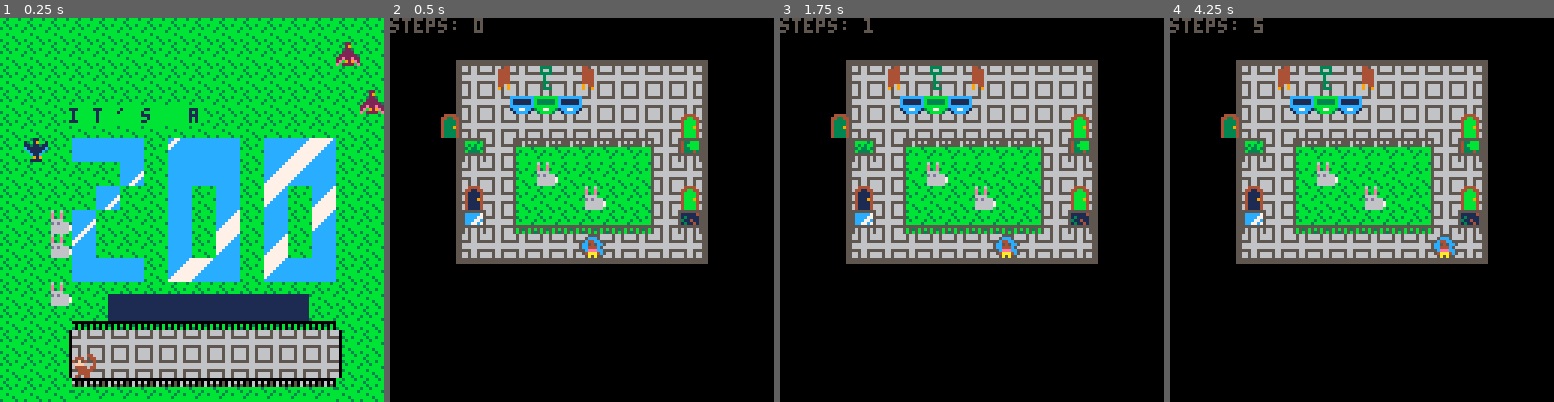
Above: before the commit, frames 1-4 (left to right).
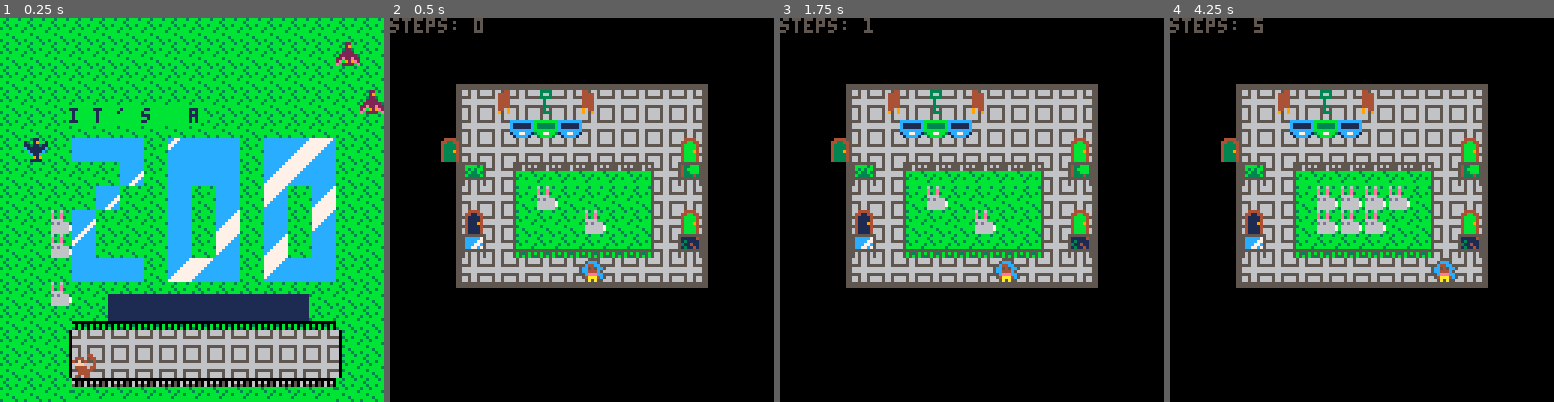
Above: after the commit, the same moments.

Repository: avalkyrie/zoo-game
Game: PICO-8 cartridge zoo.p8
Same seed, same stepped clock (60 frames per second), same inputs: the game is played once before the commit and once after it.
Inputs:
- Up to frame 1 (0.25 s): no input
- Up to frame 2 (0.5 s): tap X (X key) at 0.33 s
- Up to frame 3 (1.75 s): tap O (Z key) at 0.7, 1.7 s; tap X (X key) at 1.07 s; hold Right from 1.6 s (still down)
- Up to frame 4 (4.25 s): tap X (X key) at 1.85, 2.97, 4.08 s; release Right at 2.1 s; tap O (Z key) every 0.4 s from 2.1 to 4.1 s; hold Up 2.15-2.42 s; hold Right 2.47-3.03 s; hold Left 3.08-3.58 s; hold Down 3.63-3.97 s; hold Right from 4.02 s (still down)

Frame 1 is identical in both runs. In frame 2, 22% of the frame differs, in the area x 13-83%, y 10-71%; in frame 3, 22%; in frame 4, 22%.

Commit message:
Bug fixes for level 1: move and breed rabbits, don't allow pushing blocks over items Bug fixes for level 2: fix oversliding issue with ice and postive direction slides, remove buffered input for now until it works better with ice levels, bugfix for animated water on levels with map offsets

Diff:
--- a/zoo.p8
+++ b/zoo.p8
@@ -298,7 +298,7 @@
 	player.sdy = 0
 	player.sframe = 0 -- frame of a slide animation
 	player.sblock = false -- true if sliding block in front of player
-	player.buff = 0 -- buffered key input
+	--player.buff = 0 -- buffered key input
 	player.animaldelay = 0 -- slight delay after movement before animals move
 	player.sprite = index.player
 	player.isvertical = false
@@ -331,7 +331,7 @@
 		animals[5][15] = index.monkey
 	elseif (state.lvl == 1) then
 		-- plaza
-		maprect = {0, 24, 10, 8, 3, 2}
+		maprect = {0, 24, 10, 8, 3, 3}
         player.x = 6
         player.y = 8
 		exit.x = 0
@@ -516,15 +516,17 @@
 	pickup(player.x, player.y)
 
 	-- buffer last key pressed during animal movement
-	local b = btnp()
-	if (b > 0) player.buff = b
+	--local b = btnp()
+	--if (b > 0) player.buff = b
 
 	-- skip player movement while animals are moving
 	if (player.animaldelay > 0) then
 		player.animaldelay -= 1
 
 		if (player.animaldelay == 0) then
-			moveanimals()
+			movepatrolinganimals()
+			moverandomanimals()
+			breedrabbits()
 			return
 		end
 	end
@@ -552,8 +554,9 @@
 		end
 	else
 		-- normal player movement
-		if (b == 0) b = player.buff
-		player.buff = 0
+		---if (b == 0) b = player.buff
+		--player.buff = 0
+		local b = btnp()
 
 		if (band(b, 0x1) > 0) then
 			dx=-1
@@ -763,12 +766,12 @@
 
 function animatewater()
 	if ((tick % 80) == 1) then
-		for x=1, dimensions do
-			for y=1, dimensions do
-				if (mget(x, y) == anim.water1) then
-					mset(x, y, anim.water2)
-				elseif(mget(x, y) == anim.water2) then
-					mset(x, y, anim.water1)
+		for x=1, maprect[3] do
+			for y=1, maprect[4] do
+				if (mgetspr(x, y) == anim.water1) then
+					msetspr(anim.water2, x, y)
+				elseif(mgetspr(x, y) == anim.water2) then
+					msetspr(anim.water1, x, y)
 				end
 			end
 		end
@@ -850,7 +853,7 @@
 	mset(x+maprect[1]-1,y+maprect[2]-1,s)
 end
 
-function moveanimals()
+function movepatrolinganimals()
 	-- track which animals have already moved
 	moved = {}
 	for i=1, dimensions do
@@ -887,6 +890,12 @@
 function movestartmenuanimals()
 	if (tick%50 != 0) return
 
+	moverandomanimals()
+
+	if (tick %100 != 0) breedrabbits()
+end
+
+function moverandomanimals()
 	-- track which animals have already moved
 	moved = {}
 	for i=1, dimensions do
@@ -902,22 +911,28 @@
 			local a = animals[i][j]
 
 			if (a and moved[i][j] == false) then
+
 				animals[i][j] = swap(animals[i][j], index.bbird1, index.bbird2)
 				animals[i][j] = swap(animals[i][j], index.pbird1, index.pbird2)
+
 				a = animals[i][j]
 
-				-- move about randomly
-				local dx, dy = moverandom(i, j)
-				local ni = i + dx
-				local nj = j + dy
-				animals[i][j] = nil
-				animals[ni][nj] = a
-				moved[ni][nj] = true
+				if (animalmovesrandomly(a)) then
+					local dx, dy = moverandom(i, j)
+					local ni = i + dx
+					local nj = j + dy
+					animals[i][j] = nil
+					animals[ni][nj] = a
+					moved[ni][nj] = true
+				end
 			end
 		end
 	end
-
-	if (tick %100 != 0) breedrabbits()
+end
+
+function animalmovesrandomly(a)
+	if (a == index.rabbit or a == index.bbird1 or a == index.bbird2 or a == index.pbird1 or a == index.pbird2 or a == index.monkey) return true
+	return false
 end
 
 -- returns a dx, dy random delta to move in
@@ -1212,6 +1227,7 @@
 
 	if (animals[x][y]) return false
 	if (blocks[x][y]) return false
+	if (sprites[x][y]) return false
 	if (band(flags, fwalkable) > 0) return true
 	if (band(flags, fwater) > 0) return true
 	if (band(flags, fice) > 0) return true
@@ -1300,7 +1316,7 @@
 	end
 
 	-- if we are sliding and not currently on ice, stop moving
-	if ((player.sdx > 0 or player.sdy > 0) and band(fget(mgetspr(player.x,player.y)), fice) == 0) return false
+	if ((player.sdx != 0 or player.sdy != 0) and band(fget(mgetspr(player.x,player.y)), fice) == 0) return false
 
 	-- normal slide or walk
 	if (canwalkto(x, y, flags)) then
@@ -1540,7 +1556,7 @@
 2020202020202020202020202020202000000000000a0a0a0a0a0a0a00000000000000000000000000000000000000000000000000000000000000000000000000000000000000000000000000000000000000000000000000000000000000000000000000000000000000000000000016161616161616161616161616161616
 2d2d2020202d2c2c202020202020202000000000000a0a000a0a0a0a0a0a0000000000000000000000000000000000000000000000000000000000000000000000000000000000000000000000000000000000000000000000000000000000000000000000000000000000000000000016161616161616161616161616161616
 2d2d2020202d20202020202020202020000000000000000000000000000000000000000000000000000000000000000000000000000000000000000000000000000000000000000000000000000000000000000000000000000000000000003f0000000000000000000000000000000016161616161616161616161616161616
-2d2d2020202d20202c2c0202010202020000000000000000000000000000000000000000000000000000000000000000000000000000000000000000000000000000000000000000000000000000000000000000000000000000000000000b0c0000000000000000000000000000000016161616161616161616161616161616
+2d2d2020202d20202c2c0101010101010000000000000000000000000000000000000000000000000000000000000000000000000000000000000000000000000000000000000000000000000000000000000000000000000000000000000b0c0000000000000000000000000000000016161616161616161616161616161616
 2c2c2020202d20200715010101010101000a0a0a0a0a00000000000000000000000000000000000000000000000000000000000000000000000000000000000000000000000000000000000000000000000000000000000000000000002f1b1c2f00000000000000000000000000000016161620202016242020162021221616
 20202020202c2020162616161616161600000000000000000000000000000000000000000000000000000000000000000000000000000000000000000000000000000000000000000000000000000000000000000000000000000000003e2e3f2e00000000000000000000000000000016161616162316202020162122201616
 202020202020202016261616161616160000000000000a0a0a0a0a0a00000000000000000000000000000000000000000000000000000000000000000000000000000000000000000000000000000000000000000000000000000000000000000000000000000000000000000000000016161616231616201620162216211616
@@ -1560,53 +1576,53 @@
 2929292929292b29d729292929292b292929292929292b2929292b2929292929290020202020202020202000000000000000000000000000000000000000000000000000000000000000000000000000000000000000000000000000000000000000000000000000000000000000000000000000000000000000000000000000
 2b2b29292929292b2bf5e7e7e7e7e7e8e6e7e7e7e7e7e7e8292929292929292b290020202020202020202000000000000000000000000000000000000000000000000000000000000000000000000000000000000000000000000000000000000000000000000000000000000000000000000000000000000000000000000000
 2b2b292a292b2b2b2bf6f7f7f7f7f7f8f6f7f7f7f7f7f7d72a2929292929292b2b0020202020202020202000000000000000000000000000000000000000000000000000000000000000000000000000000000000000000000000000000000000000000000000000000000000000000000000000000000000000000000000000
-0505050505050505050500000000050505050501010101012b2b292929292929290020202020202020202000000000000000000000000000000000000000000000000000000000000000000000000000000000000000000000000000000000000000000000000000000000000000000000000000000000000000000000000000
-0505050505050505050500000000050505050501010101012929292929292929290020202020202020202000000000000000000000000000000000000000000000000000000000000000000000000000000000000000000000000000000000000000000000000000000000000000000000000000000000000000000000000000
-0505050505050505050500000000050505050501010101012929292b2929292a290020202020202020202000000000000000000000000000000000000000000000000000000000000000000000000000000000000000000000000000000000000000000000000000000000000000000000000000000000000000000000000000
-050518070707071505050000000020202005050505050505000000000000000000002d2d2d2d2d2d2d2d2d00000000000000000000000000000000000000000000000000000000000000000000000000000000000000000000000000000000000000000000000000000000000000000000000000000000000000000000000000
-050525161616162605050000000020202005050505050505000000000000000000002d2d2d2d2d2d2d2d2d00000000000000000000000000000000000000000000000000000000000000000000000000000000000000000000000000000000000000000000000000000000000000000000000000000000000000000000000000
-05052516161616260505000000002020200505180705071500000000000000000000203d2020202020202000000000000000000000000000000000000000000000000000000000000000000000000000000000000000000000000000000000000000000000000000000000000000000000000000000000000000000000000000
-05051706060606080505000000002020200505251601162600000000000000000000203d20202020203d3d00000000000000000000000000000000000000000000000000000000000000000000000000000000000000000000000000000000000000000000000000000000000000000000000000000000000000000000000000
-0505050505050505050500000000202020050525160116260000000000000000000000000000000000000000000000000000000000000000000000000000000000000000000000000000000000000000000000000000000000000000000000000000000000000000000000000000000000000000000000000000000000000000
-…(42 lines of a section not shown)…
+0505050505050505050500000005050505050501010101012b2b292929292929290020202020202020202000000000000000000000000000000000000000000000000000000000000000000000000000000000000000000000000000000000000000000000000000000000000000000000000000000000000000000000000000
+0505050505050505050500000005050505050501010101012929292929292929290020202020202020202000000000000000000000000000000000000000000000000000000000000000000000000000000000000000000000000000000000000000000000000000000000000000000000000000000000000000000000000000
+0505050505050505050500000005050505050501010101012929292b2929292a290020202020202020202000000000000000000000000000000000000000000000000000000000000000000000000000000000000000000000000000000000000000000000000000000000000000000000000000000000000000000000000000
+050518070707071505050000000520202005050505050505000000000000000000002d2d2d2d2d2d2d2d2d00000000000000000000000000000000000000000000000000000000000000000000000000000000000000000000000000000000000000000000000000000000000000000000000000000000000000000000000000
+050525161616162605050000000520202005050505050505000000000000000000002d2d2d2d2d2d2d2d2d00000000000000000000000000000000000000000000000000000000000000000000000000000000000000000000000000000000000000000000000000000000000000000000000000000000000000000000000000
+05052516161616260505000000052020200505180705071500000000000000000000203d2020202020202000000000000000000000000000000000000000000000000000000000000000000000000000000000000000000000000000000000000000000000000000000000000000000000000000000000000000000000000000
+05051706060606080505000000052020200505251602162600000000000000000000203d20202020203d3d00000000000000000000000000000000000000000000000000000000000000000000000000000000000000000000000000000000000000000000000000000000000000000000000000000000000000000000000000
+0505050505050505050500000005050505050525160216260000000000000000000000000000000000000000000000000000000000000000000000000000000000000000000000000000000000000000000000000000000000000000000000000000000000000000000000000000000000000000000000000000000000000000
+…(42 lines of a section not shown)…
